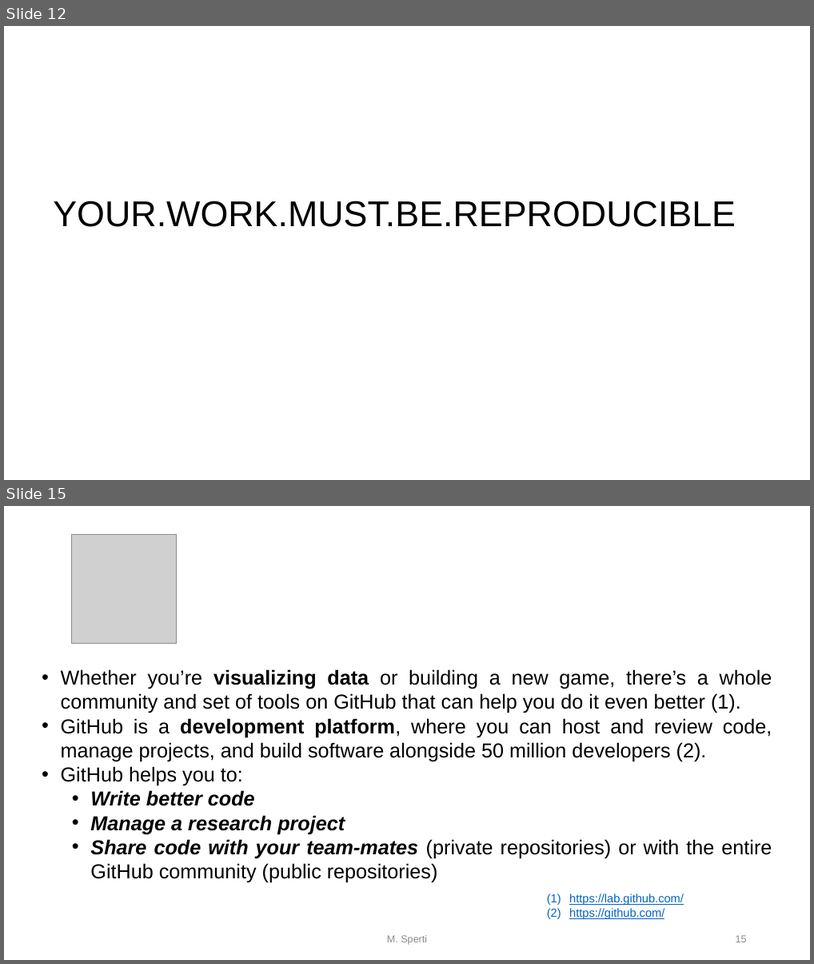
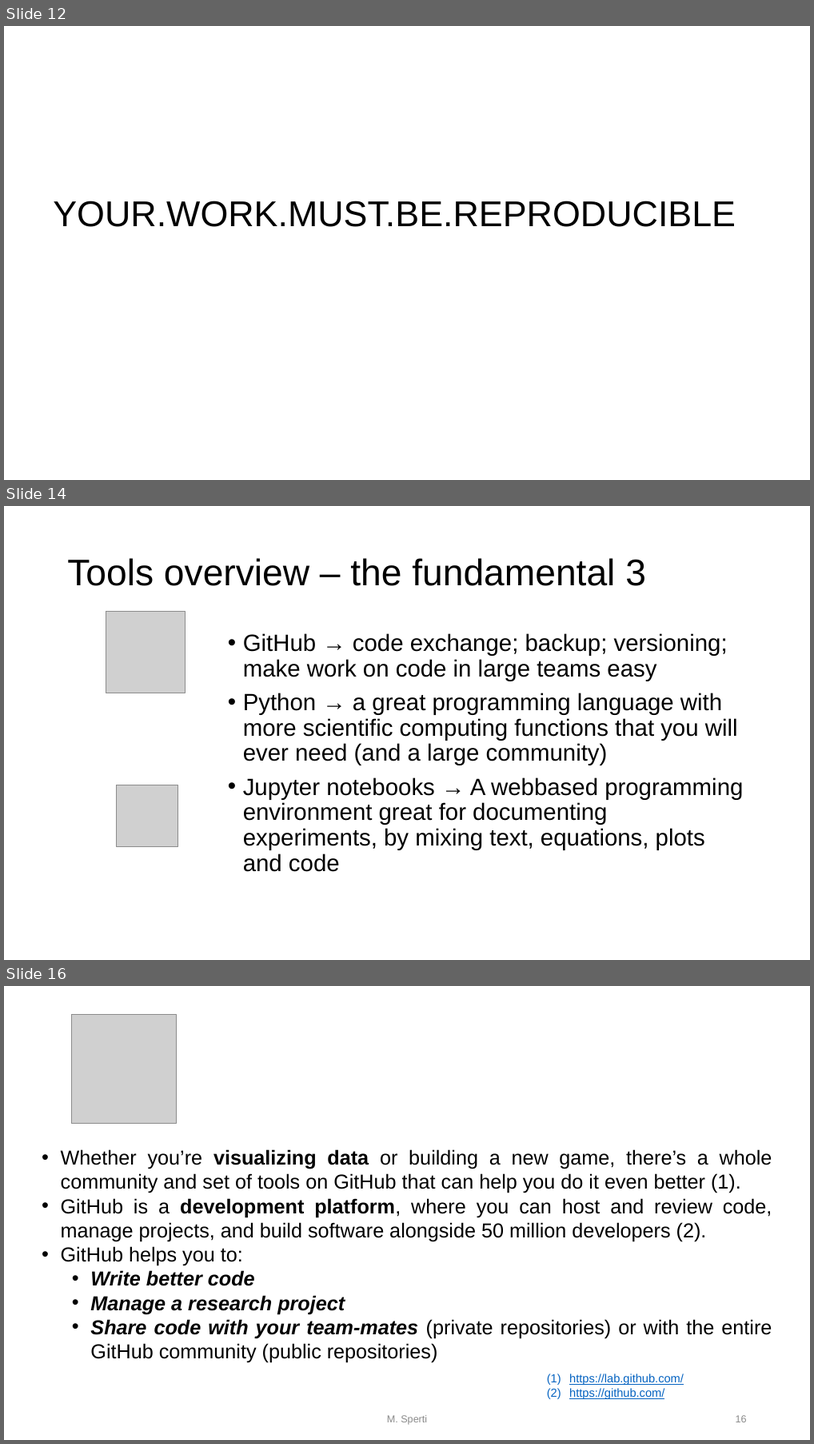
Before and after one commit to toelt-llc/MSCA-ITN-PARENT, a slide deck: DETERMINED2022/Python and scikit-learn/DETERMINED2022-toelt-Introduction Python and Scikit-learn.pptx. Shown one above the other, each under a label of ours: slides 12 and 15 before the commit, slides 12, 14 and 16 after it; the slides between them are not shown. The pictures are 814x964 and 814x1444 pixels, drawn with LibreOffice and Linux fonts; fonts in the diff are those of the drawing; grey boxes stand for pictures; background and template pictures are left out. Boxes give left, top, right and bottom in pixels: in the first picture for what was removed or moved away, otherwise in the second. Text is boxed around its words. In the diff, an @@ line names an element or a change of style, - is before the commit and + after.

```diff
--- a/DETERMINED2022/Python and scikit-learn/DETERMINED2022-toelt-Introduction Python and Scikit-learn.pptx
+++ b/DETERMINED2022/Python and scikit-learn/DETERMINED2022-toelt-Introduction Python and Scikit-learn.pptx
@@ slide 14 added at [4,506,810,960], background #FFFFFF @@
@@ title added at [67,558,646,586], 33 pt, text #000000 @@
+Tools overview – the fundamental 3
@@ picture added at [106,612,186,693] @@
@@ text added at [243,633,743,872], 21 pt, text #000000 @@
+• GitHub → code exchange; backup; versioning; make work on code in large teams easy
+• Python → a great programming language with more scientific computing functions that you will ever need (and a large community)
+• Jupyter notebooks → A webbased programming environment great for documenting experiments, by mixing text, equations, plots and code
@@ picture added at [116,785,178,846] @@
@@ what was slide 15 is now slide 16 @@
```
Also in this commit, not shown: 8 slides changed, 7 other slides added, 5 slides removed, 2 other files.
